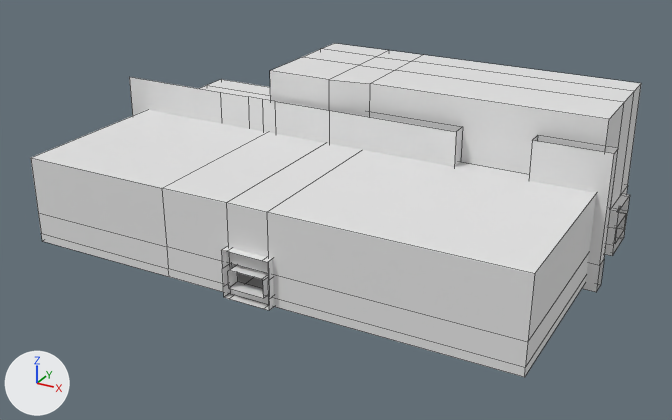
An edit to the FBX model Assets/Meshes/Level/modelos.fbx, drawn before and after from the same camera.
The view is the same before and after, from a 50 mm camera at (38.5, -70.2, 37.5) aimed at (-0.5, 0.7, 2.0). The lights are fixed; the arrows at lower left show +X, +Y and +Z. Mesh edges are drawn as thin lines.

The older version as bpy lines, for what is in view:
```python
me_balcao = bpy.data.meshes.new('Balcao')
me_balcao.from_pydata(...)  # 80 vertices, 60 faces; spans x -2.2..24.0, y -15.4..12.2, z 0.0..4.3
me_deposito = bpy.data.meshes.new('Deposito')
me_deposito.from_pydata(...)  # 328 vertices, 280 faces; spans x -25.3..24.2, y -14.7..21.5, z -0.6..14.2
ob_balcao = bpy.data.objects.new('Balcao', me_balcao)
ob_balcao.location = (0.0, 0.0, 0.0)
ob_deposito = bpy.data.objects.new('Deposito', me_deposito)
ob_deposito.location = (0.0, 0.0, 0.0)
```
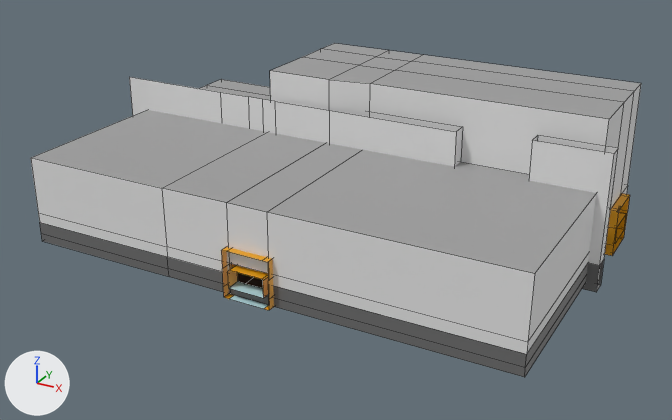
What the commit changed:
Picture 'textura.png' (img_textura_png) is new.
Material 'Textura' (mat_textura) is new.
Its texture is img_textura_png.
me_balcao has 80 vertices, 60 faces and spans x -2.2..24.0, y -15.4..12.2, z 0.0..4.3.
me_balcao now uses material mat_textura (picture img_textura_png).
me_deposito is used by ob_deposito; location (0.0, 0.0, 0.0).
me_deposito had 328 vertices, 280 faces and spanned x -25.3..24.2, y -14.7..21.5, z -0.6..14.2.
me_deposito now has 360 vertices, 308 faces and spans x -25.3..24.2, y -14.7..21.5, z -0.6..14.2.
Part 1, on me_deposito:
28 faces are deleted.
4 vertices are added at (-9.0, 9.3, 1.9), (-9.0, 21.5, 1.9), (-7.6, 21.5, 1.9), (-7.6, 9.3, 1.9).
16 new vertices lie (0.0, 0.0, -1.0) away from vertices in x -23.2..23.2, y -14.7..14.7, z 2.9.
12 new vertices lie (0.0, 0.0, 2.6) away from vertices in x -25.3..-7.6, y 1.5..5.9, z -0.6.
56 new faces join them.
me_deposito part 2: 252 faces spanning x -25.3..24.2, y -14.7..21.5, z -0.6..14.2 switch from no material to mat_textura (picture img_textura_png).

What differs and where, as boxes [x1, y1, x2, y2] in the pictures (672 x 420 px):
'Balcao', recoloured (grey to brown): [221, 193, 630, 310] in both
part 1 of me_deposito, built on: [38, 211, 619, 368] in both
part 2 of me_deposito, recoloured (white to grey): [31, 43, 641, 377] in both
